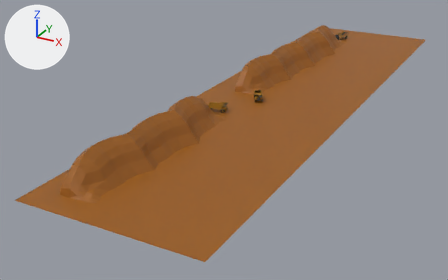
One commit to the Blender file Sand dunes.blend: the scene before it, then after it.
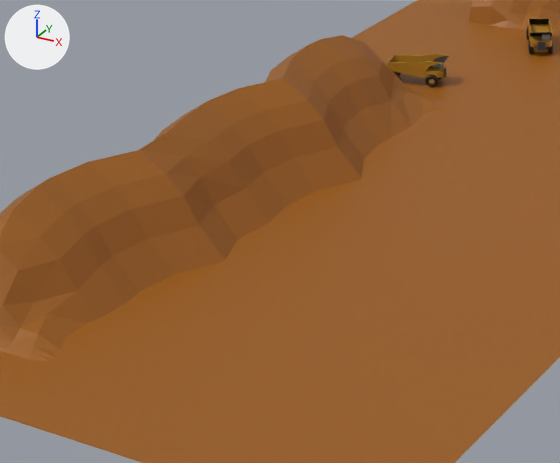
The first picture shows the older version from a camera (50 mm lens) standing at (226.0, -519.0, 197.0) and looking at (-33.0, -47.0, -39.0). The close-ups show both versions on the part from 18% to 59% of the width and 30% to 85% of the height of that picture; other places that the commit changed are outside them. Every picture has the same lights, and +X, +Y and +Z are marked at upper left.
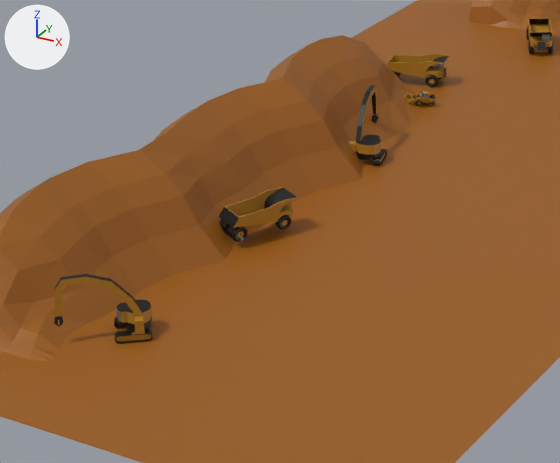
What differs and where, as boxes (x1, y1, x2, y2) in the close-ups (560 x 463 px):
'Digger.001', added (brown)
    after: (54, 274, 153, 344)
    faces in mat_digger_yellow (brown #af7e22): (55, 277, 152, 342)
    faces in mat_digger_black (black #000000): (54, 274, 153, 344)
'Cube.003', added
    after: (219, 187, 298, 242)
    faces in mat_haul_truck_yellow (brown #af7e22): (225, 187, 298, 238)
    faces in mat_haul_truck_black (black #000000): (219, 188, 296, 242)
'Digger', added
    after: (349, 85, 387, 166)
    faces in mat_digger_black (black #000000): (356, 85, 387, 166)
    faces in mat_digger_yellow (brown #af7e22): (349, 86, 385, 162)
'Wheel loader.003', added
    after: (406, 91, 436, 106)
    faces in mat_wheel_loader_yellow (brown #af7e22): (406, 91, 436, 106)

Diff of the bpy script that builds the scene:
```diff
--- a/Sand dunes.blend.py
+++ b/Sand dunes.blend.py
@@ mat_digger_grey @@
+mat_digger_grey = principled_material('Digger Grey')
+mat_digger_grey.base_color = (0.227, 0.247, 0.288)  # grey #838892
@@ mat_digger_yellow @@
+mat_digger_yellow = principled_material('Digger Yellow')
+mat_digger_yellow.base_color = (0.429, 0.207, 0.016)  # brown #af7e22
@@ mat_digger_black @@
+mat_digger_black = principled_material('Digger Black')
+mat_digger_black.base_color = (0.0, 0.0, 0.0)  # black #000000
@@ mat_wheel_loader_yellow @@
+mat_wheel_loader_yellow = principled_material('Wheel loader yellow')
+mat_wheel_loader_yellow.base_color = (0.429, 0.209, 0.016)  # brown #af7e22
@@ mat_wheel_loader_grey @@
+mat_wheel_loader_grey = principled_material('Wheel loader grey')
+mat_wheel_loader_grey.base_color = (0.227, 0.246, 0.287)  # grey #838892
@@ mat_wheel_loader_black @@
+mat_wheel_loader_black = principled_material('Wheel loader black')
+mat_wheel_loader_black.base_color = (0.0, 0.0, 0.0)  # black #000000
@@ me_cylinder_010 @@
+me_cylinder_010.from_pydata(...)  # 253 vertices, 208 faces; spans x -14.8..1.0, y -1.3..19.6, z -7.9..1.0
+# faces by material slot: [63, 141, 4]
+me_cylinder_010.materials.append(mat_digger_yellow)  # brown #af7e22
+me_cylinder_010.materials.append(mat_digger_black)  # black #000000
+me_cylinder_010.materials.append(mat_digger_grey)  # grey #838892
@@ me_cube_005 @@
+me_cube_005.from_pydata(...)  # 560 vertices, 434 faces; spans x -1.72..1.73, y -5.12..3.84, z -1.3..2.68
+# faces by material slot: [211, 220, 3]
+me_cube_005.materials.append(mat_wheel_loader_yellow)  # brown #af7e22
+me_cube_005.materials.append(mat_wheel_loader_black)  # black #000000
+me_cube_005.materials.append(mat_wheel_loader_grey)  # grey #838892
@@ ob_cube_003 @@
+ob_cube_003 = bpy.data.objects.new('Cube.003', me_cube_001.copy())  # the mesh of ob_cube_001
+ob_cube_003.location = (-9.1, -177.1, 6.8)
+ob_cube_003.rotation_euler = (0.0698, 0.11, 1.164)  # degrees (4, 6.3, 67)
+ob_cube_003.scale = (5.5, -1.0, 1.0)
@@ ob_digger_001 @@
+ob_digger_001 = bpy.data.objects.new('Digger.001', me_cylinder_010)
+ob_digger_001.location = (-6.0, -228.3, 0.0)
+ob_digger_001.rotation_euler = (-2.254, 1.571, 0.0)  # degrees (-129, 90, 0)
@@ ob_digger @@
+ob_digger = bpy.data.objects.new('Digger', me_cylinder_010.copy())
+ob_digger.location = (-6.0, -128.4, 0.0)
+ob_digger.rotation_euler = (-0.28, 1.571, 0.0)  # degrees (-16, 90, 0)
@@ ob_wheel_loader_003 @@
+ob_wheel_loader_003 = bpy.data.objects.new('Wheel loader.003', me_cube_005)
+ob_wheel_loader_003.location = (-15.0, -87.2, 1.8)
+ob_wheel_loader_003.rotation_euler = (-0.277, 0.348, -0.696)  # degrees (-16, 20, -40)
```
